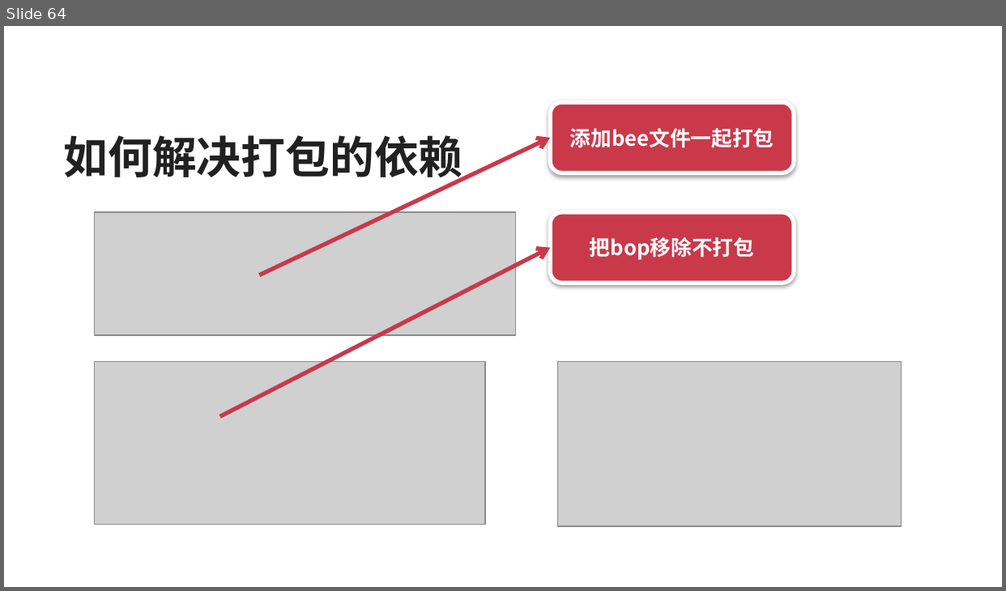
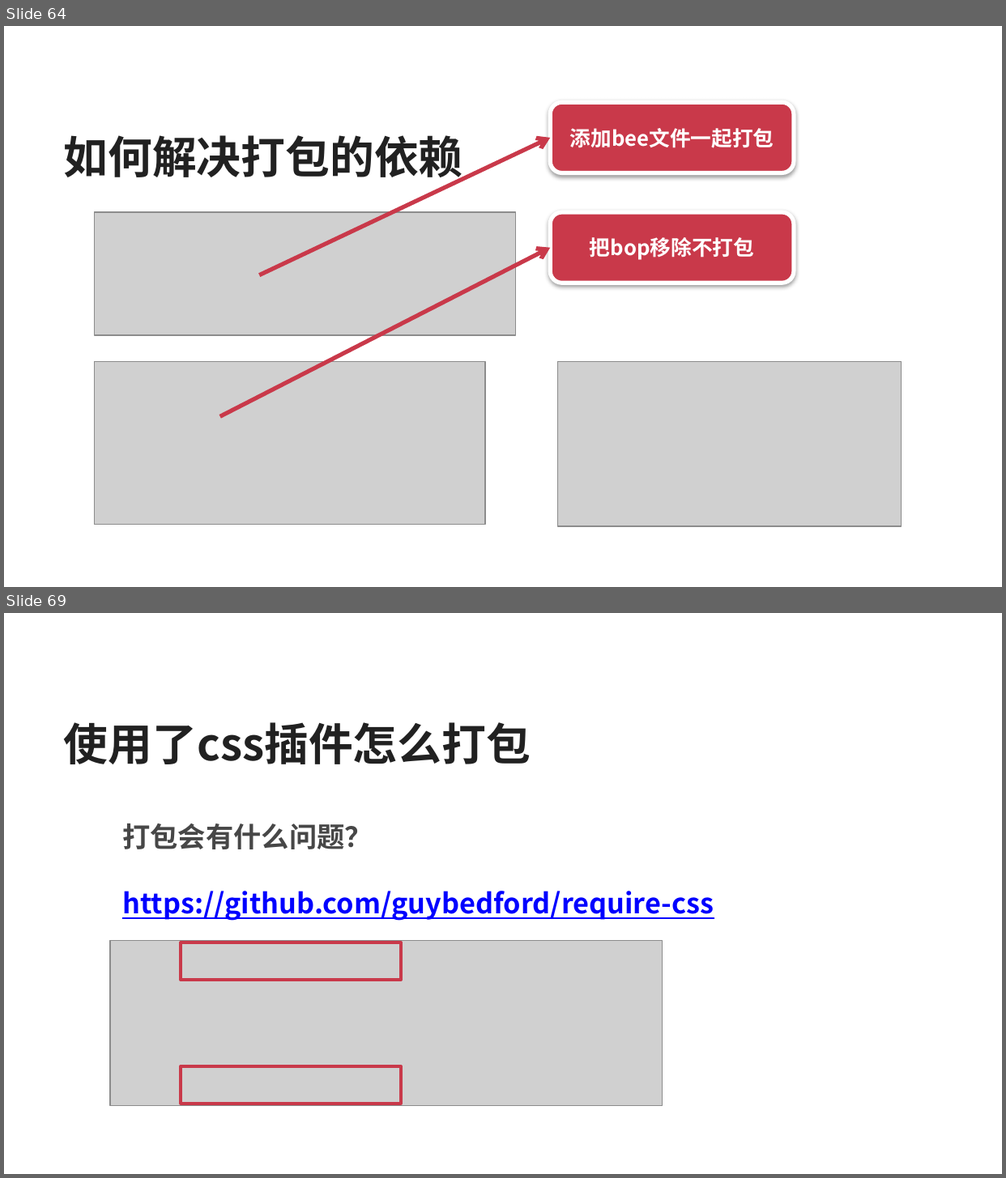
Before and after one commit to silvajs/lecturer, a slide deck: requirejs/doc/requirejs.pptx. Shown one above the other, each under a label of ours: slide 64 before the commit, slides 64 and 69 after it; the slides between them are not shown. The pictures are 1006x591 and 1006x1178 pixels, drawn with LibreOffice and Linux fonts; fonts in the diff are those of the drawing; grey boxes stand for pictures. Boxes give left, top, right and bottom in pixels: in the first picture for what was removed or moved away, otherwise in the second. Text is boxed around its words. In the diff, an @@ line names an element or a change of style, - is before the commit and + after.

```diff
--- a/requirejs/doc/requirejs.pptx
+++ b/requirejs/doc/requirejs.pptx
@@ slide 69 added at (x1=4, y1=613, x2=1002, y2=1174), background #FFFFFF @@
@@ text added at (x1=64, y1=722, x2=530, y2=764), 32 pt, text #212121, bold @@
+使用了css插件怎么打包
@@ text added at (x1=122, y1=824, x2=372, y2=850), 20 pt, text #474747, bold @@
+  打包会有什么问题？
@@ text added at (x1=122, y1=891, x2=714, y2=921), 20 pt, text #0000FF, bold, underline @@
+  https://github.com/guybedford/require-css
@@ picture added at (x1=110, y1=940, x2=662, y2=1106) @@
@@ rectangle added at (x1=181, y1=943, x2=400, y2=979), outline #C9394A 2.25 pt @@
@@ rectangle added at (x1=181, y1=1066, x2=400, y2=1103), outline #C9394A 2.25 pt @@
```
Also in this commit, not shown: 6 other slides added.
